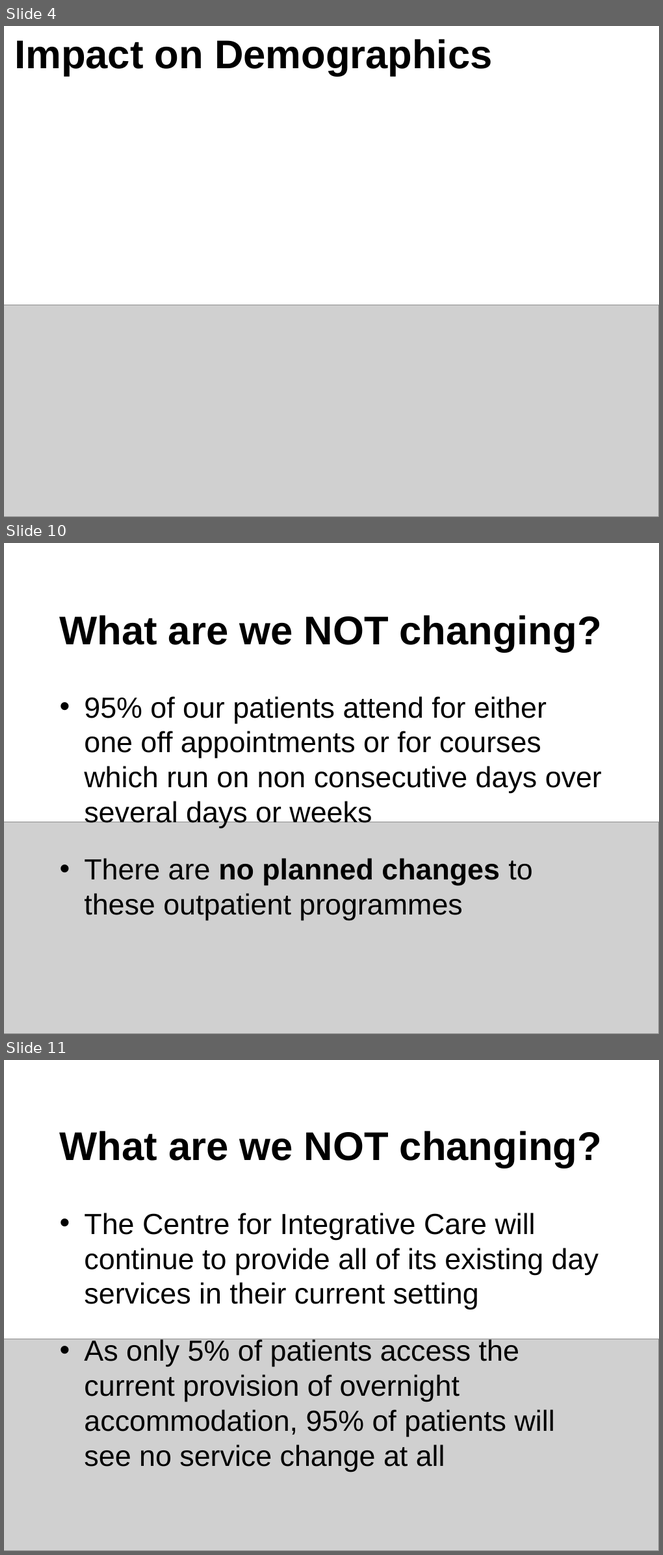
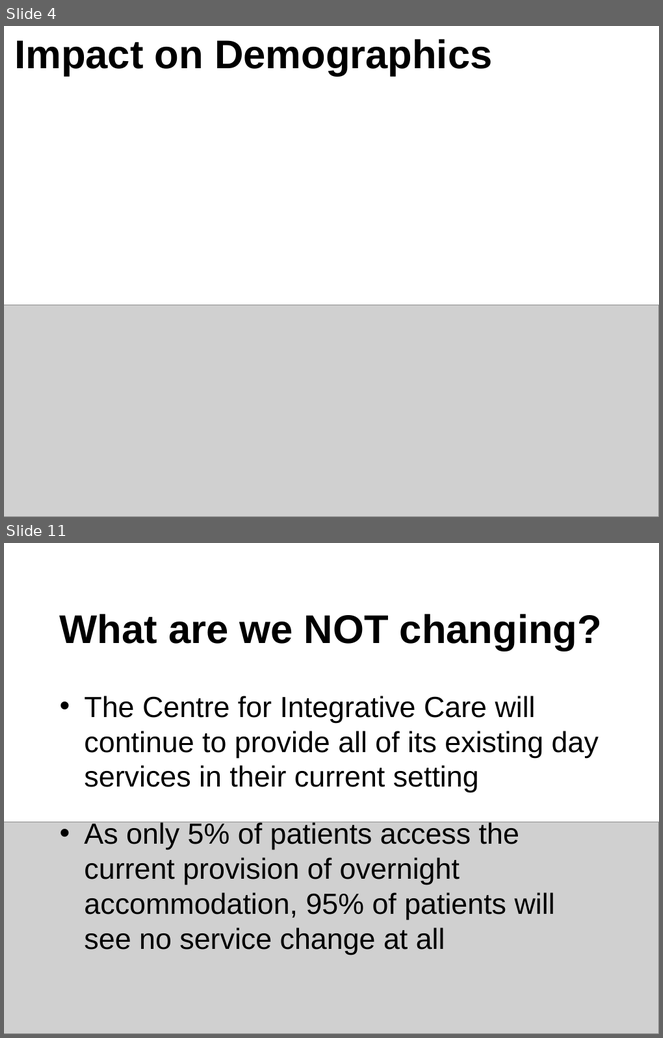
Before and after one commit to RMorton24/phs_group_project, a slide deck: Final Powerpoint presentation for 12.08.22.pptx. Shown one above the other, each under a label of ours: slides 4, 10 and 11 before the commit, slides 4 and 11 after it; the slides between them are not shown. The pictures are 663x1555 and 663x1038 pixels, drawn with LibreOffice and Linux fonts; fonts in the diff are those of the drawing; grey boxes stand for pictures. Boxes give left, top, right and bottom in pixels: in the first picture for what was removed or moved away, otherwise in the second. Text is boxed around its words. In the diff, an @@ line names an element or a change of style, - is before the commit and + after.

```diff
--- a/Final Powerpoint presentation for 12.08.22.pptx
+++ b/Final Powerpoint presentation for 12.08.22.pptx
@@ slide 10 removed at (x1=4, y1=543, x2=659, y2=1034), background #FFFFFF @@
@@ title removed at (x1=60, y1=615, x2=602, y2=652) @@
-What are we NOT changing?
@@ text removed at (x1=84, y1=696, x2=602, y2=921) @@
-• 95% of our patients attend for either one off appointments or for courses which run on non consecutive days over several days or weeks
-• There are no planned changes to these outpatient programmes
@@ picture removed at (x1=4, y1=822, x2=659, y2=1034) @@
```
Also in this commit, not shown: 2 slides changed, 4 slides added, 3 other slides removed, 1 other file.
